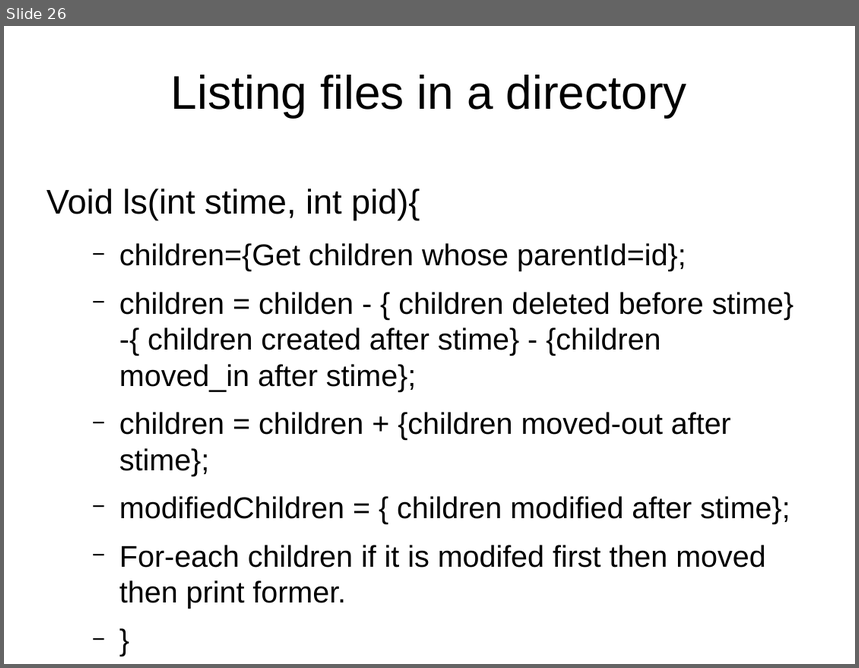
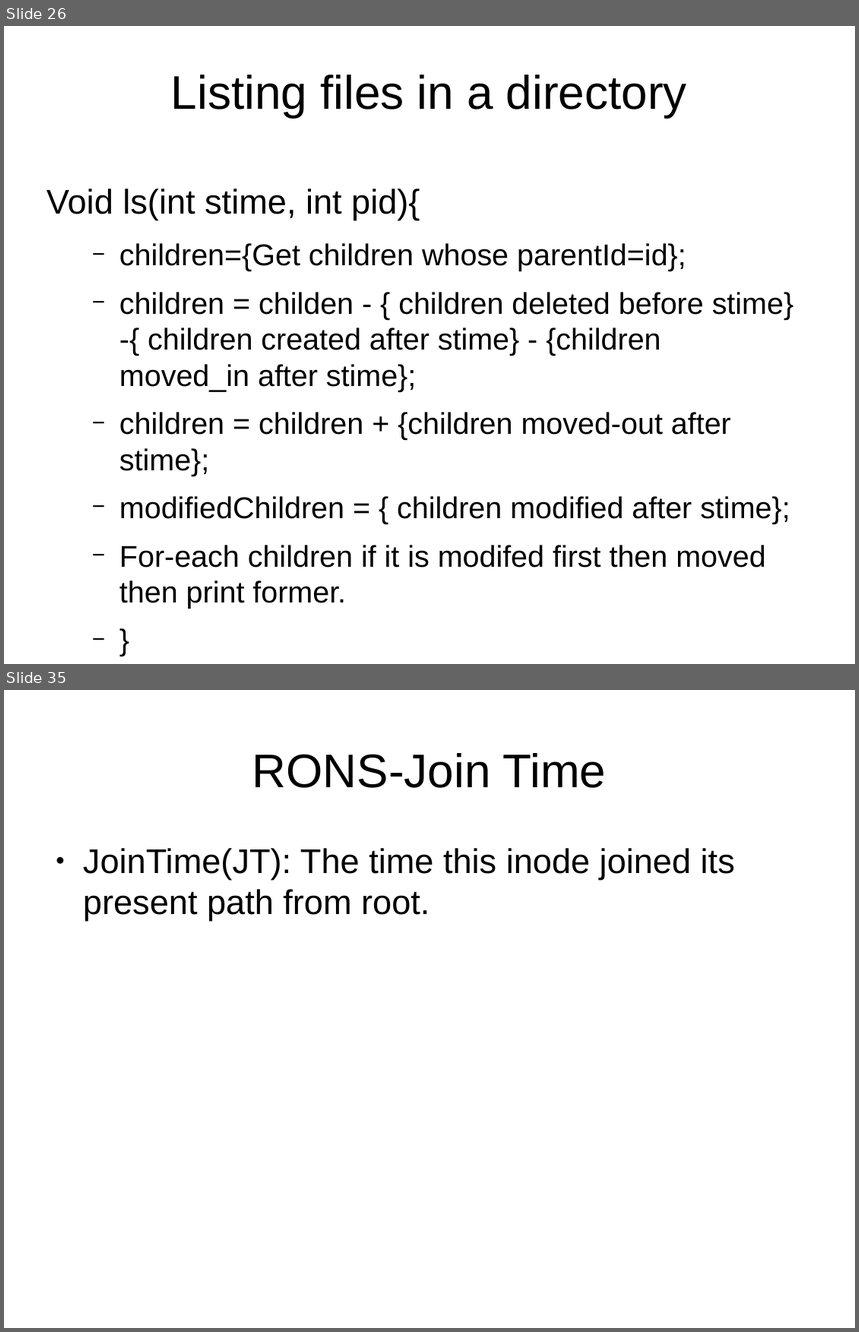
Before and after one commit to pushparajxa/Thesis-Presentation, a slide deck: Final_Presentation.odp. Shown one above the other, each under a label of ours: slide 26 before the commit, slides 26 and 35 after it; the slides between them are not shown. The pictures are 859x668 and 859x1332 pixels, drawn with LibreOffice and Linux fonts; fonts in the diff are those of the drawing. Boxes give left, top, right and bottom in pixels: in the first picture for what was removed or moved away, otherwise in the second. Text is boxed around its words. In the diff, an @@ line names an element or a change of style, - is before the commit and + after.

```diff
--- a/Final_Presentation.odp
+++ b/Final_Presentation.odp
@@ slide 35 added at (4, 690, 855, 1328), background #FFFFFF @@
@@ title added at (253, 753, 607, 788), 44 pt, text #000000 @@
+RONS-Join Time
@@ text added at (83, 848, 735, 921), 32 pt, text #000000 @@
+● JoinTime(JT): The time this inode joined its present path from root.
```
Also in this commit, not shown: 19 slides changed, 15 other slides added, 2 slides removed, 11 other files.
